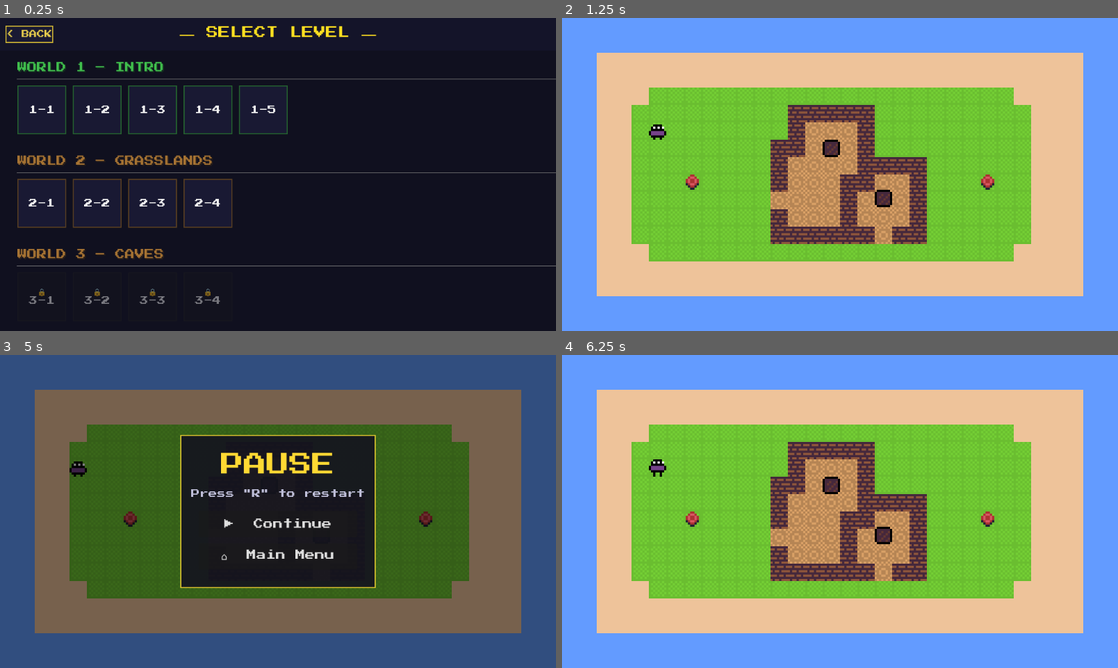
Above: before the commit, frames 1-4 (two rows, left to right).
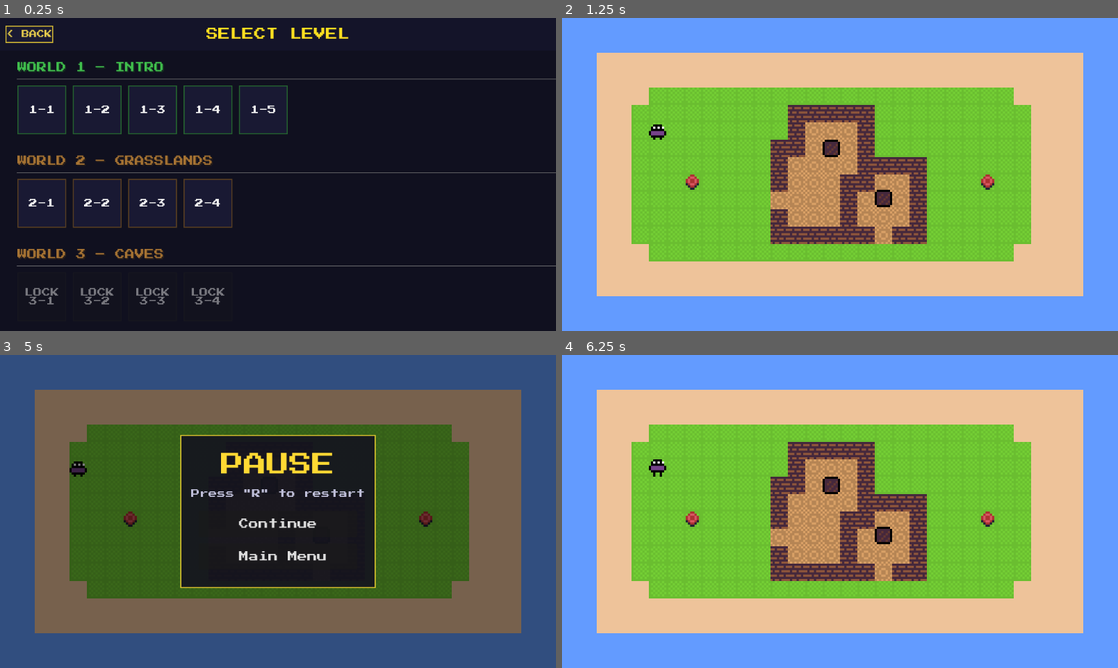
Above: after the commit, the same moments.

Repository: jiexdrop/doughnut
Game: Godot game, scene res://scenes/ui/level_select.tscn
The game is run twice, just before and just after one commit, with the same random seed, the same clock (stepped at 60 frames per second) and the same inputs. This scene is started directly instead of the project's main scene.
Inputs (mouse positions are in pixels of both pictures, inside the frame that each line leads up to):
- Up to frame 1 (0.25 s): no input
- Up to frame 2 (1.25 s): click "1-1" at 0.5 s
- Up to frame 3 (5 s): tap Enter at 1.25 s; move the mouse to (400, 495) at 1.27 s; hold D (right) 1.28-2.03 s; tap E (activate) every 0.75 s from 1.35 to 4.35 s; click (400, 495) at 1.42 s; tap R (restart) at 2, 4.25 s; move the mouse to (166, 527) at 2.02 s; hold S (down) 2.03-2.78 s; move the mouse to (333, 442) at 2.77 s; hold D (right) 2.78-3.53 s; move the mouse to (250, 574) at 3.52 s; hold W (up) 3.53-4.28 s; click (250, 574) at 3.67 s; move the mouse to (444, 558) at 4.27 s; hold A (left) from 4.28 s (still down); tap Escape (pause) at 4.9 s
- Up to frame 4 (6.25 s): release A (left) at 5 s; click "⌂ Main Menu" (after the commit: "Main Menu") at 5 s; click "> PLAY" at 5.75 s

The runs differ from the first frame. In frame 1, 1.0% of the frame differs, in the area x 4-68%, y 2-92%; in frame 2, nothing differs; in frame 3, 0.7%; in frame 4, nothing differs.

Commit message:
test draft on itchio

Diff:
--- a/project.godot
+++ b/project.godot
@@ -14,7 +14,7 @@
 
 [application]
 
-config/name="PixelArtGame"
+config/name="SokoMagnet"
 run/main_scene="uid://dpwqosptxn767"
 config/features=PackedStringArray("4.6", "GL Compatibility")
 config/icon="res://icon.svg"
@@ -23,7 +23,6 @@
 
 window/size/viewport_width=1024
 window/size/viewport_height=576
-window/size/mode=3
 window/stretch/mode="viewport"
 
 [global_group]
--- a/scenes/ui/level_select.tscn
+++ b/scenes/ui/level_select.tscn
@@ -35,7 +35,7 @@
 grow_vertical = 2
 theme_override_colors/font_color = Color(1, 0.878, 0.125, 1)
 theme_override_font_sizes/font_size = 22
-text = "── SELECT LEVEL ──"
+text = "SELECT LEVEL"
 horizontal_alignment = 1
 vertical_alignment = 1
 
--- a/scenes/ui/options.tscn
+++ b/scenes/ui/options.tscn
@@ -35,7 +35,7 @@
 grow_vertical = 2
 theme_override_colors/font_color = Color(1, 0.878, 0.125, 1)
 theme_override_font_sizes/font_size = 22
-text = "── OPTIONS ──"
+text = "OPTIONS"
 horizontal_alignment = 1
 vertical_alignment = 1
 
@@ -55,10 +55,11 @@
 
 [node name="ScrollContainer" type="ScrollContainer" parent="." unique_id=1412933170]
 layout_mode = 1
-anchors_preset = 15
+anchors_preset = -1
+anchor_top = 0.102000006
 anchor_right = 1.0
 anchor_bottom = 1.0
-offset_top = 64.0
+offset_top = 0.24799728
 grow_horizontal = 2
 grow_vertical = 2
 
--- a/scenes/ui/pause_screen.tscn
+++ b/scenes/ui/pause_screen.tscn
@@ -88,11 +88,11 @@
 custom_minimum_size = Vector2(0, 48)
 layout_mode = 2
 theme_override_font_sizes/font_size = 18
-text = "▶  Continue"
+text = "Continue"
 
 [node name="MainMenuButton" type="Button" parent="Panel/VBoxContainer/ButtonContainer/MarginButtons/InnerButtons" unique_id=1431826427]
 unique_name_in_owner = true
 custom_minimum_size = Vector2(0, 48)
 layout_mode = 2
 theme_override_font_sizes/font_size = 18
-text = "⌂  Main Menu"
+text = " Main Menu"
--- a/scenes/ui/victory_screen.tscn
+++ b/scenes/ui/victory_screen.tscn
@@ -59,7 +59,7 @@
 layout_mode = 2
 theme_override_colors/font_color = Color(1, 0.85, 0.2, 1)
 theme_override_font_sizes/font_size = 42
-text = "🏆 VICTORY!"
+text = " VICTORY!"
 horizontal_alignment = 1
 
 [node name="SubLabel" type="Label" parent="Panel/VBoxContainer" unique_id=778302246]
@@ -88,11 +88,11 @@
 custom_minimum_size = Vector2(0, 48)
 layout_mode = 2
 theme_override_font_sizes/font_size = 18
-text = "▶  Next Level"
+text = "Next Level"
 
 [node name="MainMenuButton" type="Button" parent="Panel/VBoxContainer/ButtonContainer/MarginButtons/InnerButtons" unique_id=1431826427]
 unique_name_in_owner = true
 custom_minimum_size = Vector2(0, 48)
 layout_mode = 2
 theme_override_font_sizes/font_size = 18
-text = "⌂  Main Menu"
+text = "Main Menu"
--- a/scripts/level_select.gd
+++ b/scripts/level_select.gd
@@ -128,7 +128,7 @@
 	var locked: bool = lvl.get("locked", false)
 
 	btn.custom_minimum_size = Vector2(90, 90)
-	btn.text = ("🔒\n" if locked else "") + lvl["label"]
+	btn.text = ("LOCK\n" if locked else "") + lvl["label"]
 	btn.disabled = locked
 	btn.add_theme_font_size_override("font_size", 16)
 
--- a/scripts/ui/options.gd
+++ b/scripts/ui/options.gd
@@ -64,17 +64,20 @@
 # ── Load / Save ───────────────────────────────────────────────────────────────
 
 func _load_bindings() -> void:
-	# Only load the actions we care about
+	# Always reset to project defaults first so buttons always show something
+	InputMap.load_from_project_settings()
+
+	# Populate current_bindings from the fresh defaults
 	for action in ALLOWED_ACTIONS:
 		if not InputMap.has_action(action):
 			push_warning("InputMap: action '%s' not found in project settings." % action)
 			continue
 		current_bindings[action] = InputMap.action_get_events(action).duplicate()
 
-	# Then overlay any saved user customisations
+	# Then overlay any saved user customisations on top
 	var cfg := ConfigFile.new()
 	if cfg.load(SAVE_PATH) != OK:
-		return
+		return  # No save file yet — defaults shown, nothing more to do
 
 	for action in cfg.get_sections():
 		if action not in ALLOWED_ACTIONS:
@@ -91,7 +94,6 @@
 			InputMap.action_erase_events(action)
 			for ev in events:
 				InputMap.action_add_event(action, ev)
-
 
 func _save_bindings() -> void:
 	var cfg := ConfigFile.new()
